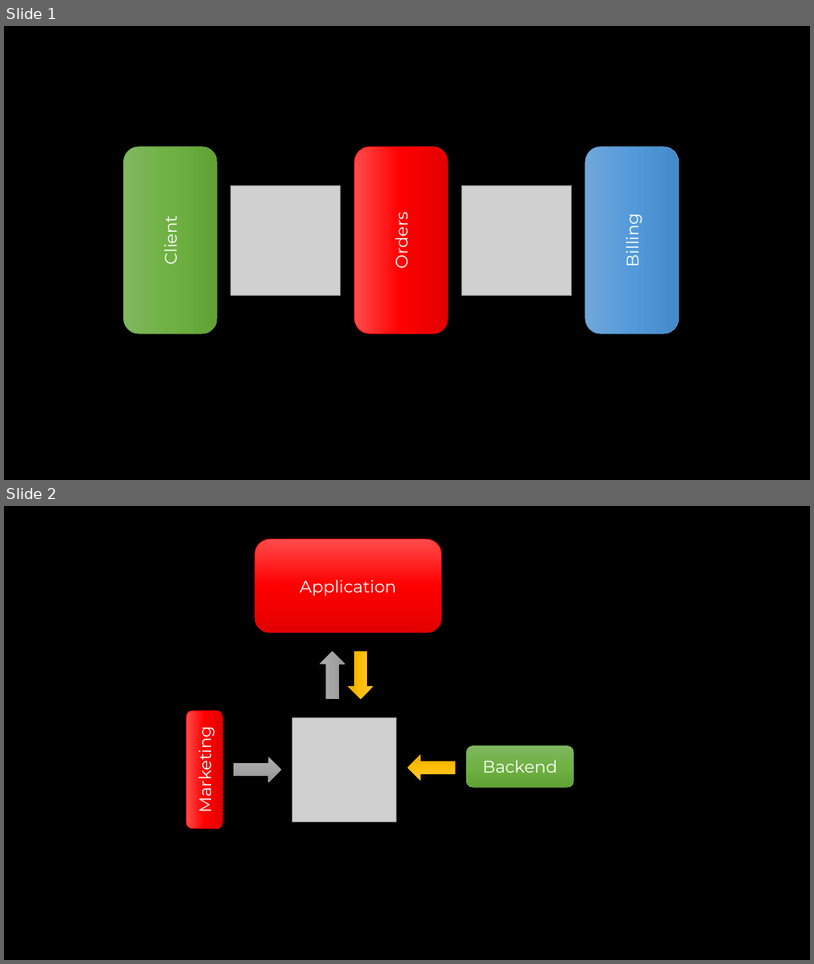
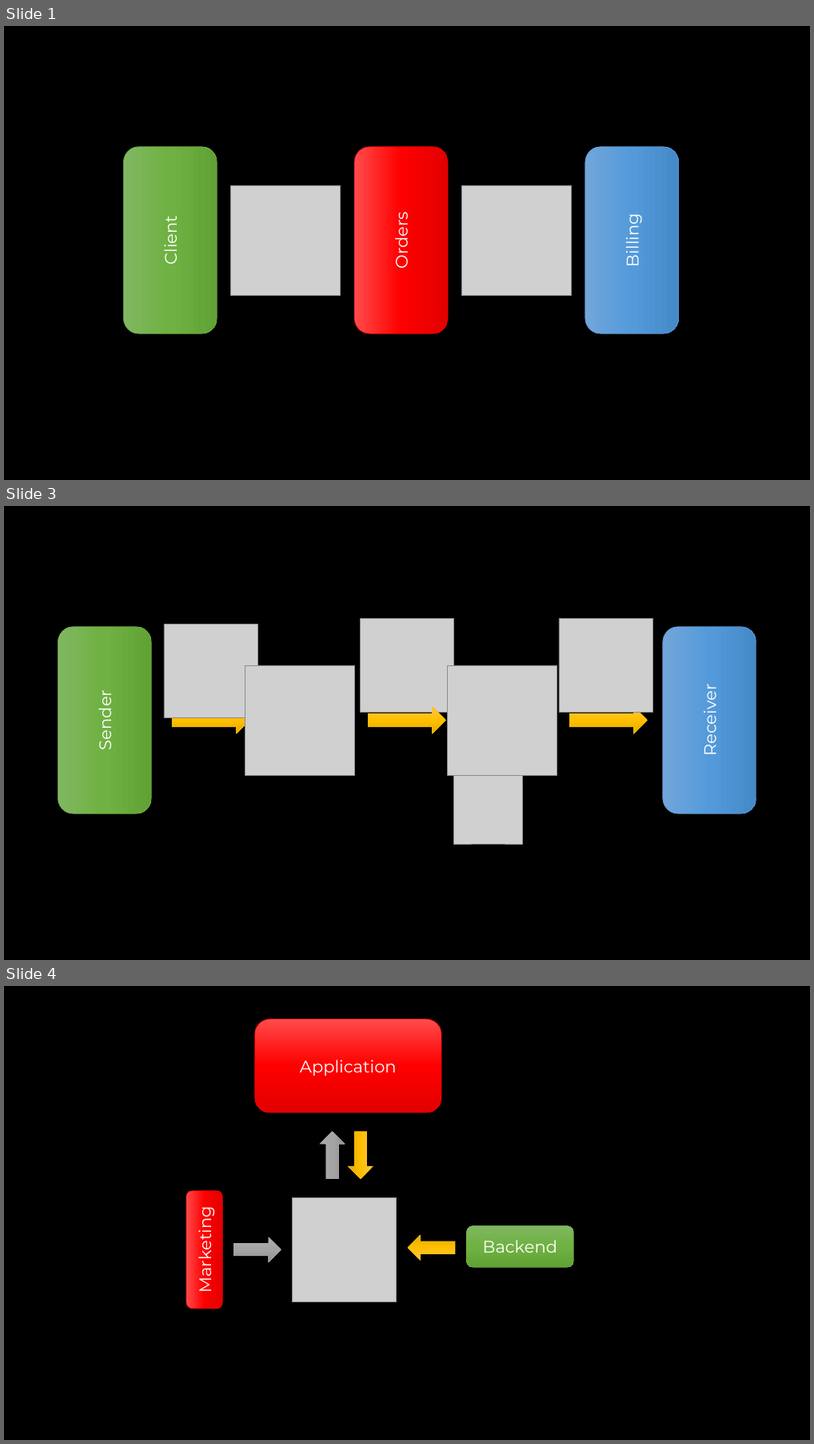
Before and after one commit to exactly-once/workshop, a slide deck: slides/images.pptx. Shown one above the other, each under a label of ours: slides 1 and 2 before the commit, slides 1, 3 and 4 after it; the slides between them are not shown. The pictures are 814x964 and 814x1444 pixels, drawn with LibreOffice and Linux fonts; fonts in the diff are those of the drawing; grey boxes stand for pictures. Boxes give left, top, right and bottom in pixels: in the first picture for what was removed or moved away, otherwise in the second. Text is boxed around its words. In the diff, an @@ line names an element or a change of style, - is before the commit and + after.

```diff
--- a/slides/images.pptx
+++ b/slides/images.pptx
@@ slide 3 added at [4, 506, 810, 960], background #000000 @@
@@ picture added at [164, 624, 258, 718] @@
@@ picture added at [360, 619, 454, 712] @@
@@ picture added at [559, 619, 653, 712] @@
@@ rounded rectangle added at [58, 626, 152, 813], fill gradient #81B861 to #6FB242 to #62A336, outline #70AD47 0.5 pt, 20 pt, text #FFFFFF @@
+Sender
@@ rounded rectangle added at [662, 626, 757, 813], fill gradient #71A6DB to #559BDB to #448ACA, outline #5B9BD5 0.5 pt, 20 pt, text #FFFFFF @@
+Receiver
@@ picture added at [245, 665, 354, 775] @@
@@ picture added at [448, 665, 558, 775] @@
@@ right arrow added at [172, 707, 250, 733], fill gradient #FFC64B to #FFC000 to #E3AB00, outline #FFC000 0.5 pt @@
@@ right arrow added at [368, 707, 446, 733], fill gradient #FFC64B to #FFC000 to #E3AB00, outline #FFC000 0.5 pt @@
@@ right arrow added at [570, 707, 648, 733], fill gradient #FFC64B to #FFC000 to #E3AB00, outline #FFC000 0.5 pt @@
@@ picture added at [454, 775, 523, 844] @@
@@ what was slide 2 is now slide 4 @@
```
Also in this commit, not shown: 1 other slide added, 9 other files.
